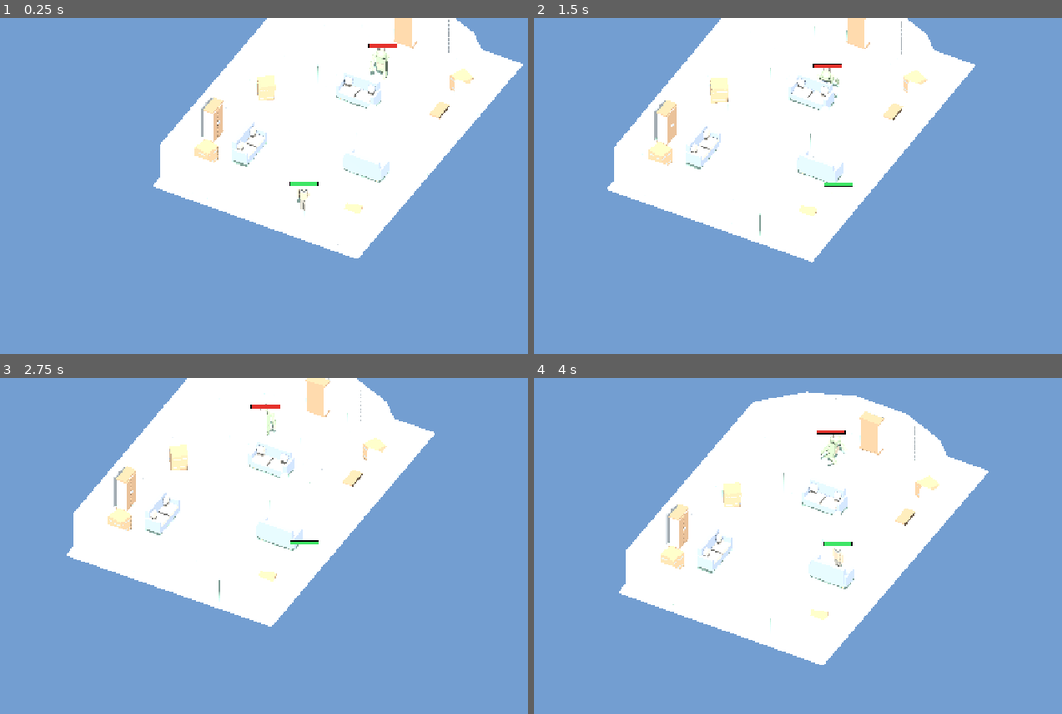
Above: before the commit, frames 1-4 (two rows, left to right).
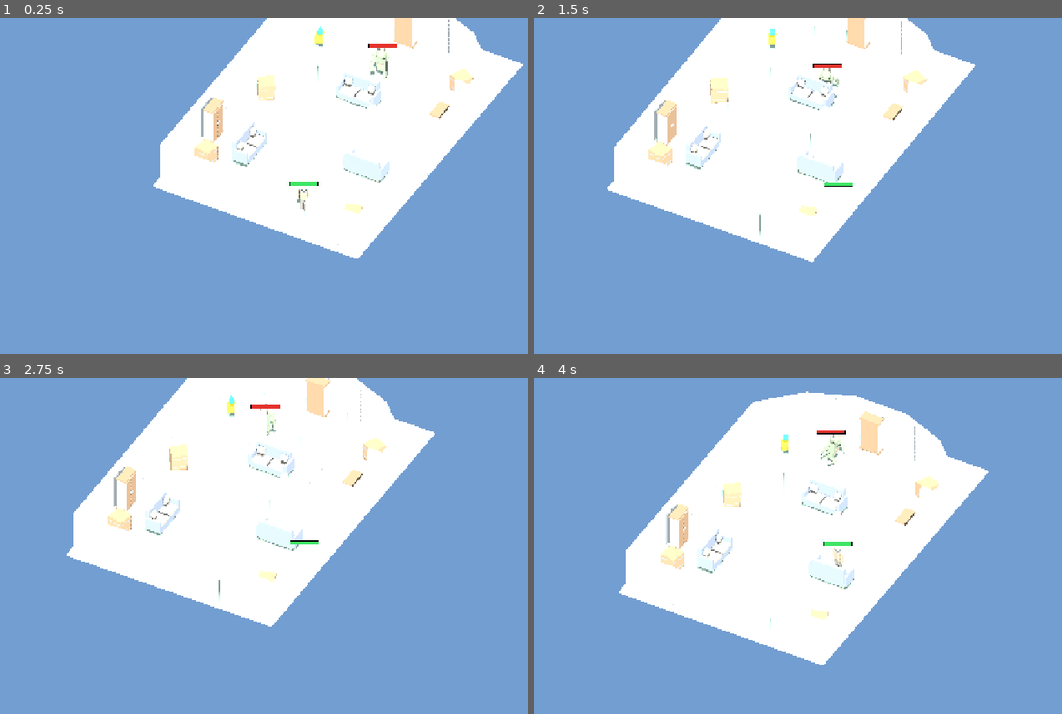
Above: after the commit, the same moments.

Repository: nhudson99/nuclear-winter
Game: Godot game, scene res://scenes/Main.tscn
Same seed, same stepped clock (60 frames per second), same inputs: the game is played once before the commit and once after it.
Inputs:
- Up to frame 1 (0.25 s): no input
- Up to frame 2 (1.5 s): hold D (move_right) 0.53-1.28 s; tap E (interact, bound only after the commit) at 0.6, 1.35 s; hold S (move_down) from 1.28 s (still down)
- Up to frame 3 (2.75 s): release S (move_down) at 2.03 s; hold D (move_right) from 2.03 s (still down); tap E (interact, bound only after the commit) at 2.1 s
- Up to frame 4 (4 s): release D (move_right) at 2.78 s; hold W (move_up) 2.78-3.53 s; tap E (interact, bound only after the commit) at 2.85, 3.6 s; hold A (move_left) from 3.53 s (still down)

The runs differ from the first frame. In frame 1, less than 0.1% of the frame differs, in the area x 59-62%, y 2-9%; in frame 2, less than 0.1%; in frame 3, less than 0.1%; in frame 4, less than 0.1%.

Commit message:
Add pickup, escape, and win/lose core game loop
Player collects the north-west objective with E, which alarms the monster
(halved patrol dwell, doubled proximity). Reaching the south exit with the
item shows WIN; dying shows GAME OVER.

Co-authored-by: nhudson99 <nhudson99@users.noreply.github.com>

Diff:
--- a/godot/project.godot
+++ b/godot/project.godot
@@ -41,6 +41,11 @@
 , Object(InputEventKey,"resource_local_to_scene":false,"resource_name":"","device":-1,"window_id":0,"alt_pressed":false …(186 unchanged characters)…
 ]
 }
+interact={
+"deadzone": 0.5,
+"events": [Object(InputEventKey,"resource_local_to_scene":false,"resource_name":"","device":-1,"window_id":0,"alt_pressed":false,"shift_pressed":false,"ctrl_pressed":false,"meta_pressed":false,"pressed":false,"keycode":0,"physical_keycode":69,"key_label":0,"unicode":101,"location":0,"echo":false,"script":null)
+]
+}
 
 [layer_names]
 
--- a/godot/scenes/Main.tscn
+++ b/godot/scenes/Main.tscn
@@ -9,6 +9,8 @@
 [ext_resource type="PackedScene" path="res://assets/characters/humanoid_scavenger.glb" id="7_3p2gp"]
 [ext_resource type="Script" path="res://scripts/Monster.gd" id="8_cvmbd"]
 [ext_resource type="PackedScene" path="res://assets/characters/enemy_monster.glb" id="9_ft6cd"]
+[ext_resource type="Script" path="res://scripts/PickupItem.gd" id="10_pickup"]
+[ext_resource type="Script" path="res://scripts/ExitZone.gd" id="11_exit"]
 
 [sub_resource type="Environment" id="Environment_bb450"]
 background_mode = 1
@@ -24,6 +26,9 @@
 [sub_resource type="CapsuleShape3D" id="CapsuleShape3D_1nqs0"]
 radius = 0.42
 height = 1.35
+
+[sub_resource type="BoxShape3D" id="BoxShape3D_exit"]
+size = Vector3(4.5, 3, 2.4)
 
 [node name="Main" type="Node3D"]
 script = ExtResource("1_q8u5g")
@@ -98,3 +103,19 @@
 current = true
 size = 20.0
 far = 250.0
+
+[node name="PickupItem" type="Area3D" parent="."]
+transform = Transform3D(1, 0, 0, 0, 1, 0, 0, 0, 1, -4, 0.05, -5.8)
+script = ExtResource("10_pickup")
+
+[node name="ExitZone" type="Area3D" parent="."]
+transform = Transform3D(1, 0, 0, 0, 1, 0, 0, 0, 1, 0, 0, 7.6)
+collision_layer = 0
+collision_mask = 2
+monitoring = true
+monitorable = false
+script = ExtResource("11_exit")
+
+[node name="CollisionShape3D" type="CollisionShape3D" parent="ExitZone"]
+transform = Transform3D(1, 0, 0, 0, 1, 0, 0, 0, 1, 0, 1.5, 0)
+shape = SubResource("BoxShape3D_exit")
--- /dev/null
+++ b/godot/scripts/ExitZone.gd
@@ -0,0 +1,20 @@
+extends Area3D
+
+## Southern mansion exit. Winning requires the player to enter while holding the item.
+
+signal player_escaped(player: Node3D)
+
+func _ready() -> void:
+	add_to_group("exit")
+	collision_layer = 0
+	collision_mask = 2 # player
+	monitoring = true
+	monitorable = false
+	if not body_entered.is_connected(_on_body_entered):
+		body_entered.connect(_on_body_entered)
+
+func _on_body_entered(body: Node3D) -> void:
+	if body == null or not body.is_in_group("player"):
+		return
+	if body.has_method("has_collected_item") and body.has_collected_item():
+		player_escaped.emit(body)
--- a/godot/scripts/Main.gd
+++ b/godot/scripts/Main.gd
@@ -1,12 +1,18 @@
 extends Node3D
+
+enum GameState { PLAYING, WON, LOST }
 
 @onready var camera: Camera3D = $IsoCamera
 @onready var player: CharacterBody3D = $Player
 @onready var map_root: Node3D = $MansionMap
+@onready var monster: CharacterBody3D = $Monster
 
 @export var camera_distance: float = 22.0
 @export var camera_height: float = 22.0
 @export var follow_lerp: float = 10.0
+
+var _state: GameState = GameState.PLAYING
+var _status_label: Label
 
 func _ready() -> void:
 	_ensure_collision(map_root)
@@ -19,6 +25,8 @@
 	camera.far = 250.0
 	camera.current = true
 	_snap_camera()
+	_setup_hud()
+	_wire_game_loop()
 
 func _physics_process(delta: float) -> void:
 	# High isometric look similar to the Blender reference render.
@@ -26,9 +34,68 @@
 	camera.global_position = camera.global_position.lerp(target, clampf(follow_lerp * delta, 0.0, 1.0))
 	camera.look_at(player.global_position + Vector3(0.0, 0.6, 0.0), Vector3.UP)
 
+func get_game_state() -> GameState:
+	return _state
+
 func _snap_camera() -> void:
 	camera.global_position = player.global_position + Vector3(camera_distance * 0.55, camera_height, camera_distance)
 	camera.look_at(player.global_position + Vector3(0.0, 0.6, 0.0), Vector3.UP)
+
+func _wire_game_loop() -> void:
+	if player.has_signal("died") and not player.died.is_connected(_on_player_died):
+		player.died.connect(_on_player_died)
+	if player.has_signal("item_collected") and not player.item_collected.is_connected(_on_item_collected):
+		player.item_collected.connect(_on_item_collected)
+	var exit_zone := get_node_or_null("ExitZone")
+	if exit_zone and exit_zone.has_signal("player_escaped"):
+		if not exit_zone.player_escaped.is_connected(_on_player_escaped):
+			exit_zone.player_escaped.connect(_on_player_escaped)
+
+func _setup_hud() -> void:
+	var layer := CanvasLayer.new()
+	layer.name = "HUD"
+	add_child(layer)
+
+	_status_label = Label.new()
+	_status_label.name = "StatusLabel"
+	_status_label.visible = false
+	_status_label.horizontal_alignment = HORIZONTAL_ALIGNMENT_CENTER
+	_status_label.vertical_alignment = VERTICAL_ALIGNMENT_CENTER
+	_status_label.set_anchors_preset(Control.PRESET_FULL_RECT)
+	_status_label.add_theme_font_size_override("font_size", 96)
+	_status_label.add_theme_color_override("font_color", Color(1, 1, 1, 1))
+	_status_label.add_theme_color_override("font_outline_color", Color(0, 0, 0, 1))
+	_status_label.add_theme_constant_override("outline_size", 10)
+	layer.add_child(_status_label)
+
+func _on_item_collected() -> void:
+	if _state != GameState.PLAYING:
+		return
+	if monster and monster.has_method("alert_item_stolen"):
+		monster.alert_item_stolen()
+
+func _on_player_died() -> void:
+	if _state != GameState.PLAYING:
+		return
+	_state = GameState.LOST
+	_end_run("GAME OVER")
+
+func _on_player_escaped(_body: Node3D) -> void:
+	if _state != GameState.PLAYING:
+		return
+	if player == null or not player.has_collected_item():
+		return
+	_state = GameState.WON
+	_end_run("WIN")
+
+func _end_run(message: String) -> void:
+	if player and player.has_method("lock_input"):
+		player.lock_input()
+	if monster:
+		monster.set_physics_process(false)
+	if _status_label:
+		_status_label.text = message
+		_status_label.visible = true
 
 func _ensure_collision(node: Node) -> void:
 	if node is MeshInstance3D:
--- a/godot/scripts/Monster.gd
+++ b/godot/scripts/Monster.gd
@@ -48,6 +48,7 @@
 var _room_index: int = 0
 var _section_timer: float = 0.0
 var _patrol_target: Vector3 = Vector3.ZERO
+var _item_alerted: bool = false
 
 func _ready() -> void:
 	add_to_group("monster")
@@ -132,6 +133,17 @@
 	_near_player = false
 	_refresh_patrol_target()
 
+## Called when the player steals the objective: patrols twice as often, detects twice as far.
+func alert_item_stolen() -> void:
+	if _item_alerted:
+		return
+	_item_alerted = true
+	section_dwell_time *= 0.5
+	proximity_radius *= 2.0
+
+func is_item_alerted() -> bool:
+	return _item_alerted
+
 func _setup_health_bar() -> void:
 	_health_bar = HealthBar3D.new()
 	_health_bar.name = "HealthBar"
--- /dev/null
+++ b/godot/scripts/PickupItem.gd
@@ -0,0 +1,85 @@
+extends Area3D
+
+## Interactable objective. Player presses interact (E) while nearby to collect it.
+
+signal picked_up(item: Node3D)
+
+@export var interact_range: float = 2.2
+@export var bob_height: float = 0.12
+@export var bob_speed: float = 2.4
+
+var _taken: bool = false
+var _visual: Node3D
+var _base_y: float = 0.55
+
+func _ready() -> void:
+	add_to_group("pickup")
+	collision_layer = 0
+	collision_mask = 0
+	monitoring = false
+	monitorable = false
+	_ensure_visual()
+	_base_y = _visual.position.y if _visual else 0.55
+
+func _process(delta: float) -> void:
+	if _taken or _visual == null:
+		return
+	_visual.position.y = _base_y + bob_height * sin(Time.get_ticks_msec() * 0.001 * bob_speed * TAU)
+	_visual.rotation.y += delta * 1.4
+
+func can_interact(from_pos: Vector3) -> bool:
+	if _taken:
+		return false
+	var to_item := global_position - from_pos
+	to_item.y = 0.0
+	return to_item.length() <= interact_range
+
+func try_pickup() -> bool:
+	if _taken:
+		return false
+	_taken = true
+	set_process(false)
+	visible = false
+	picked_up.emit(self)
+	queue_free()
+	return true
+
+func is_taken() -> bool:
+	return _taken
+
+func _ensure_visual() -> void:
+	_visual = get_node_or_null("Visual") as Node3D
+	if _visual != null:
+		return
+
+	_visual = Node3D.new()
+	_visual.name = "Visual"
+	_visual.position = Vector3(0.0, 0.55, 0.0)
+	add_child(_visual)
+
+	var mesh := MeshInstance3D.new()
+	mesh.name = "Mesh"
+	var box := BoxMesh.new()
+	box.size = Vector3(0.45, 0.45, 0.45)
+	mesh.mesh = box
+	var mat := StandardMaterial3D.new()
+	mat.albedo_color = Color(0.95, 0.78, 0.22, 1.0)
+	mat.emission_enabled = true
+	mat.emission = Color(0.85, 0.55, 0.08, 1.0)
+	mat.emission_energy_multiplier = 1.4
+	mesh.material_override = mat
+	_visual.add_child(mesh)
+
+	var marker := MeshInstance3D.new()
+	marker.name = "Marker"
+	var prism := PrismMesh.new()
+	prism.size = Vector3(0.28, 0.35, 0.28)
+	marker.mesh = prism
+	marker.position = Vector3(0.0, 0.55, 0.0)
+	var marker_mat := StandardMaterial3D.new()
+	marker_mat.albedo_color = Color(0.2, 0.85, 0.95, 1.0)
+	marker_mat.emission_enabled = true
+	marker_mat.emission = Color(0.15, 0.7, 0.9, 1.0)
+	marker_mat.emission_energy_multiplier = 1.2
+	marker.material_override = marker_mat
+	_visual.add_child(marker)
--- a/godot/scripts/Player.gd
+++ b/godot/scripts/Player.gd
@@ -1,4 +1,7 @@
 extends CharacterBody3D
+
+signal died
+signal item_collected
 
 @export var move_speed: float = 5.5
 @export var gravity: float = 20.0
@@ -7,6 +10,7 @@
 @export var stride_angle_deg: float = 28.0
 @export var max_health: float = 100.0
 @export var health_bar_height: float = 2.15
+@export var interact_range: float = 2.2
 
 @onready var visual: Node3D = $Humanoid
 
@@ -18,6 +22,8 @@
 var health: float = 100.0
 var _health_bar: HealthBar3D
 var _alive: bool = true
+var _has_item: bool = false
+var _input_locked: bool = false
 
 func _ready() -> void:
 	add_to_group("player")
@@ -34,12 +40,15 @@
 	_health_bar.set_health(health, max_health)
 
 func _physics_process(delta: float) -> void:
-	if not _alive:
+	if not _alive or _input_locked:
 		velocity = Vector3.ZERO
 		_apply_gravity(delta)
 		move_and_slide()
 		_animate_walk(_walk_phase, 0.0)
 		return
+
+	if Input.is_action_just_pressed("interact"):
+		_try_interact()
 
 	var input := Vector2.ZERO
 	input.x = Input.get_action_strength("move_right") - Input.get_action_strength("move_left")
@@ -76,9 +85,39 @@
 	if health <= 0.0:
 		_alive = false
 		velocity = Vector3.ZERO
+		died.emit()
 
 func is_alive() -> bool:
 	return _alive
+
+func has_collected_item() -> bool:
+	return _has_item
+
+func lock_input() -> void:
+	_input_locked = true
+	velocity = Vector3.ZERO
+
+func _try_interact() -> void:
+	if _has_item:
+		return
+	var best: Node = null
+	var best_dist := interact_range
+	for node in get_tree().get_nodes_in_group("pickup"):
+		if node == null or not is_instance_valid(node):
+			continue
+		if not node.has_method("can_interact") or not node.can_interact(global_position):
+			continue
+		var to_item: Vector3 = (node as Node3D).global_position - global_position
+		to_item.y = 0.0
+		var dist := to_item.length()
+		if dist <= best_dist:
+			best_dist = dist
+			best = node
+	if best == null or not best.has_method("try_pickup"):
+		return
+	if best.try_pickup():
+		_has_item = true
+		item_collected.emit()
 
 func _apply_gravity(delta: float) -> void:
 	if not is_on_floor():
--- a/godot/tools/build_main_scene.gd
+++ b/godot/tools/build_main_scene.gd
@@ -144,6 +144,30 @@
 	main.add_child(camera)
 	camera.owner = main
 
+	# Objective deep in the north-west rooms; exit is the southern doorway.
+	var pickup := Area3D.new()
+	pickup.name = "PickupItem"
+	pickup.set_script(load("res://scripts/PickupItem.gd"))
+	pickup.position = Vector3(-4.0, 0.05, -5.8)
+	main.add_child(pickup)
+	pickup.owner = main
+
+	var exit_zone := Area3D.new()
+	exit_zone.name = "ExitZone"
+	exit_zone.set_script(load("res://scripts/ExitZone.gd"))
+	exit_zone.position = Vector3(0.0, 0.0, 7.6)
+	main.add_child(exit_zone)
+	exit_zone.owner = main
+
+	var exit_shape := CollisionShape3D.new()
+	exit_shape.name = "CollisionShape3D"
+	var exit_box := BoxShape3D.new()
+	exit_box.size = Vector3(4.5, 3.0, 2.4)
+	exit_shape.shape = exit_box
+	exit_shape.position = Vector3(0.0, 1.5, 0.0)
+	exit_zone.add_child(exit_shape)
+	exit_shape.owner = main
+
 	var packed := PackedScene.new()
 	if packed.pack(main) != OK:
 		push_error("Failed to pack Main")
@@ -157,5 +181,5 @@
 		quit(1)
 		return
 
-	print("Wrote res://scenes/Main.tscn with %d furniture props + monster" % placements.size())
+	print("Wrote res://scenes/Main.tscn with %d furniture props + monster + game loop" % placements.size())
 	quit(0)
--- /dev/null
+++ b/godot/tools/smoke_game_loop.gd
@@ -0,0 +1,118 @@
+extends SceneTree
+
+## Headless smoke for the core loop: pickup (E), monster alert, WIN, GAME OVER.
+
+func _initialize() -> void:
+	call_deferred("_run")
+
+func _run() -> void:
+	var packed: PackedScene = load("res://scenes/Main.tscn")
+	if packed == null:
+		push_error("Missing Main.tscn")
+		quit(1)
+		return
+	var main: Node3D = packed.instantiate()
+	root.add_child(main)
+	await create_timer(0.35).timeout
+
+	var player: CharacterBody3D = main.get_node("Player")
+	var monster: CharacterBody3D = main.get_node("Monster")
+	var pickup: Area3D = main.get_node_or_null("PickupItem")
+	var exit_zone: Area3D = main.get_node_or_null("ExitZone")
+	if player == null or monster == null or pickup == null or exit_zone == null:
+		push_error("Missing Player/Monster/PickupItem/ExitZone")
+		quit(1)
+		return
+
+	var nodes_ok := true
+	print("loop_nodes_ok=", nodes_ok)
+
+	# Baseline monster difficulty.
+	var base_dwell: float = monster.section_dwell_time
+	var base_prox: float = monster.proximity_radius
+	print("base_dwell=", base_dwell, " base_prox=", base_prox)
+
+	# Pickup via interact near the item.
+	monster.set_physics_process(false)
+	monster.touch_damage = 0.0
+	player.global_position = pickup.global_position + Vector3(0.8, 0.0, 0.0)
+	player.velocity = Vector3.ZERO
+	await create_timer(0.05).timeout
+
+	Input.action_press("interact")
+	await create_timer(0.05).timeout
+	# Drive one physics tick so Player sees the just_pressed edge.
+	player._physics_process(0.033)
+	Input.action_release("interact")
+	await create_timer(0.1).timeout
+
+	var has_item: bool = player.has_collected_item()
+	var pickup_gone: bool = not is_instance_valid(pickup) or pickup.is_taken()
+	print("pickup_ok=", has_item and pickup_gone, " has_item=", has_item, " gone=", pickup_gone)
+
+	var alerted: bool = monster.is_item_alerted()
+	var dwell_halved: bool = is_equal_approx(monster.section_dwell_time, base_dwell * 0.5)
+	var prox_doubled: bool = is_equal_approx(monster.proximity_radius, base_prox * 2.0)
+	print(
+		"alert_ok=",
+		alerted and dwell_halved and prox_doubled,
+		" dwell=",
+		monster.section_dwell_time,
+		" prox=",
+		monster.proximity_radius
+	)
+
+	# Escaping through the exit with the item should WIN.
+	player.global_position = exit_zone.global_position + Vector3(0.0, 0.05, 0.0)
+	player.velocity = Vector3.ZERO
+	# Force exit overlap evaluation.
+	await create_timer(0.15).timeout
+	if main.get_game_state() != main.GameState.WON:
+		# Nudge body_entered if physics missed the teleport.
+		exit_zone._on_body_entered(player)
+		await create_timer(0.05).timeout
+	var win_ok: bool = main.get_game_state() == main.GameState.WON
+	var win_label := main.get_node_or_null("HUD/StatusLabel") as Label
+	var win_text_ok: bool = win_label != null and win_label.visible and win_label.text == "WIN"
+	print("win_ok=", win_ok and win_text_ok, " state=", main.get_game_state(), " text=", win_label.text if win_label else "")
+
+	# Fresh scene for GAME OVER path.
+	main.queue_free()
+	await create_timer(0.1).timeout
+	main = packed.instantiate()
+	root.add_child(main)
+	await create_timer(0.35).timeout
+	player = main.get_node("Player")
+	monster = main.get_node("Monster")
+	monster.set_physics_process(false)
+	monster.touch_damage = 100.0
+	player.global_position = Vector3(0.0, 0.05, 0.0)
+	monster.global_position = Vector3(0.0, 0.05, 0.0)
+	# Re-fire touch after placing bodies on top of each other.
+	var touch: Area3D = monster.get_node_or_null("TouchArea")
+	if touch:
+		touch.monitoring = false
+		await create_timer(0.05).timeout
+		touch.monitoring = true
+	await create_timer(0.2).timeout
+	if player.is_alive():
+		player.take_damage(100.0)
+	await create_timer(0.05).timeout
+	var lose_ok: bool = main.get_game_state() == main.GameState.LOST
+	var lose_label := main.get_node_or_null("HUD/StatusLabel") as Label
+	var lose_text_ok: bool = lose_label != null and lose_label.visible and lose_label.text == "GAME OVER"
+	print("game_over_ok=", lose_ok and lose_text_ok, " state=", main.get_game_state(), " text=", lose_label.text if lose_label else "")
+
+	var all_ok: bool = (
+		has_item
+		and pickup_gone
+		and alerted
+		and dwell_halved
+		and prox_doubled
+		and win_ok
+		and win_text_ok
+		and lose_ok
+		and lose_text_ok
+	)
+	print("game_loop_smoke_ok=", all_ok)
+	quit(0 if all_ok else 1)
Not shown: 1 places in godot/scenes/Main.tscn that only renumber resources
Not shown, added: godot/scripts/ExitZone.gd.uid
Not shown, added: godot/scripts/PickupItem.gd.uid
Not shown, added: godot/tools/smoke_game_loop.gd.uid
Not shown, changed: README.md
